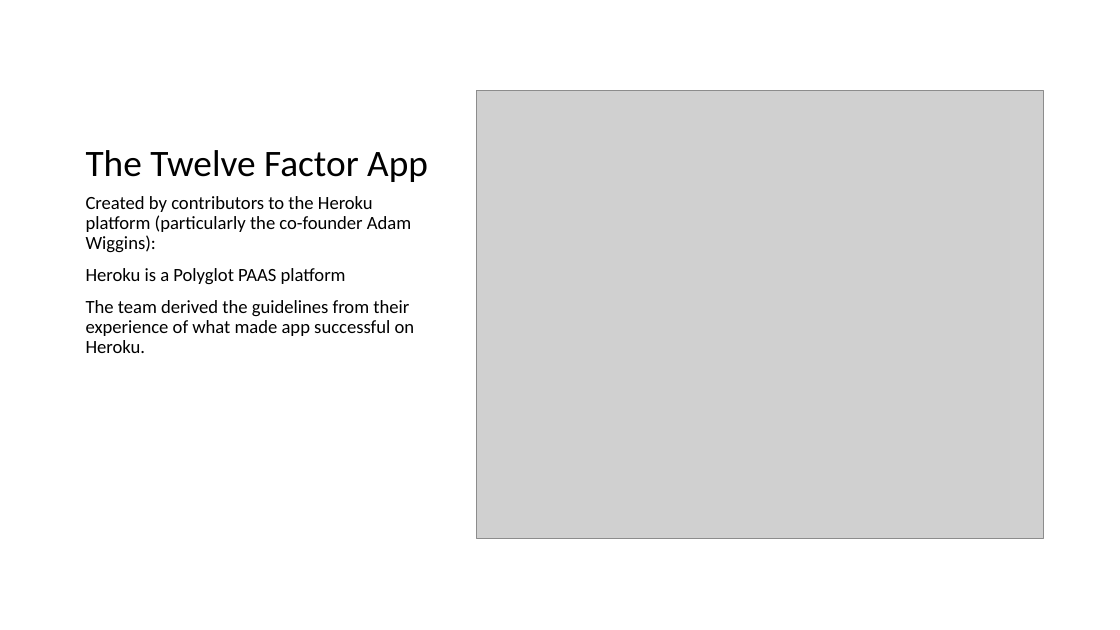
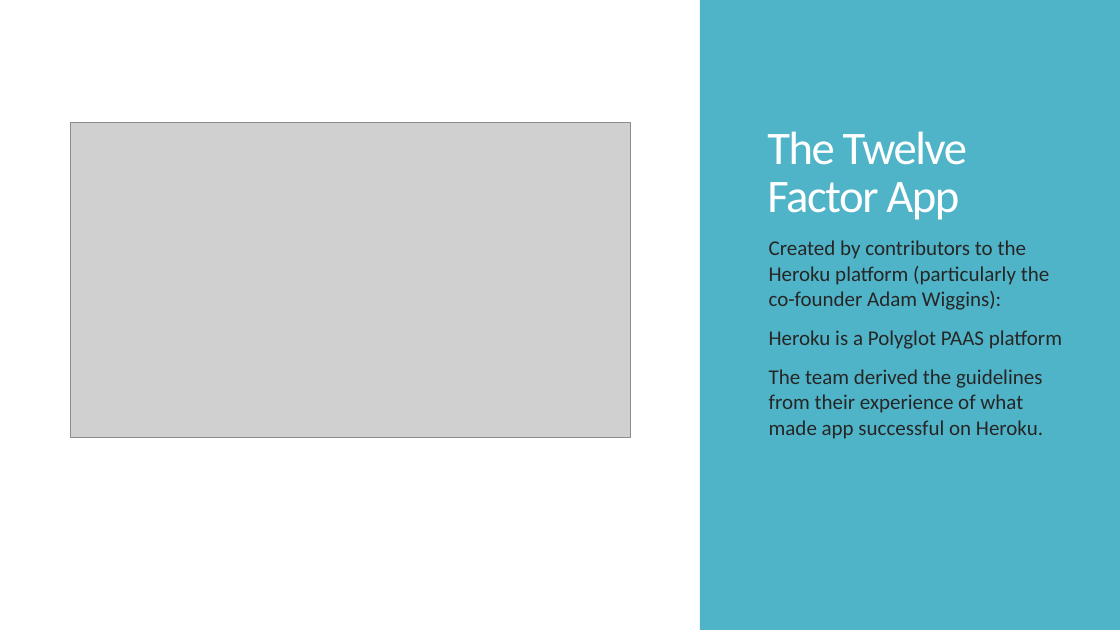
Before and after one commit to iancooper/Presentations, a slide deck: slide 17 of 12-factor apps in .NET (Short).pptx (slide 7 before the commit). Drawn at 1120x630 pixels with LibreOffice and Linux fonts; fonts in the diff are those of the drawing; grey boxes stand for pictures. Boxes give left, top, right and bottom in pixels: in the first picture for what was removed or moved away, otherwise in the second. Text is boxed around its words. In the diff, an @@ line names an element or a change of style, - is before the commit and + after.

```diff
--- a/12-factor apps in .NET (Short).pptx
+++ b/12-factor apps in .NET (Short).pptx
@@ rectangle added at [700,0,1120,630], fill #50B4C8 @@
@@ title "The Twelve Factor App": place and size @@
-title "The Twelve Factor App" at [86,150,428,182]
+title "The Twelve Factor App" at [767,131,967,220]
@@ title "The Twelve Factor App" at [767,131,967,220]: size 32 to 40 pt, text colour #000000 to #FFFFFF, letter spacing 0 to -1.2 pt; line spacing 0.9 to 0.85 @@
@@ picture: place and size @@
-picture at [476,91,1044,539]
+picture at [70,123,630,438]
@@ text "Created by contributors to the ...": place and size @@
-text "Created by contributors to the ..." at [86,196,415,353]
+text "Created by contributors to the ..." at [769,240,1062,439]
@@ text "Created by contributors to the ..." at [769,240,1062,439]: size 16 to 18 pt, text colour #000000 to #262626; line spacing 0.9 to 1; more space between paragraphs @@
```
Also in this commit, not shown: 22 other slides changed, 19 slides added, 15 slides removed.
